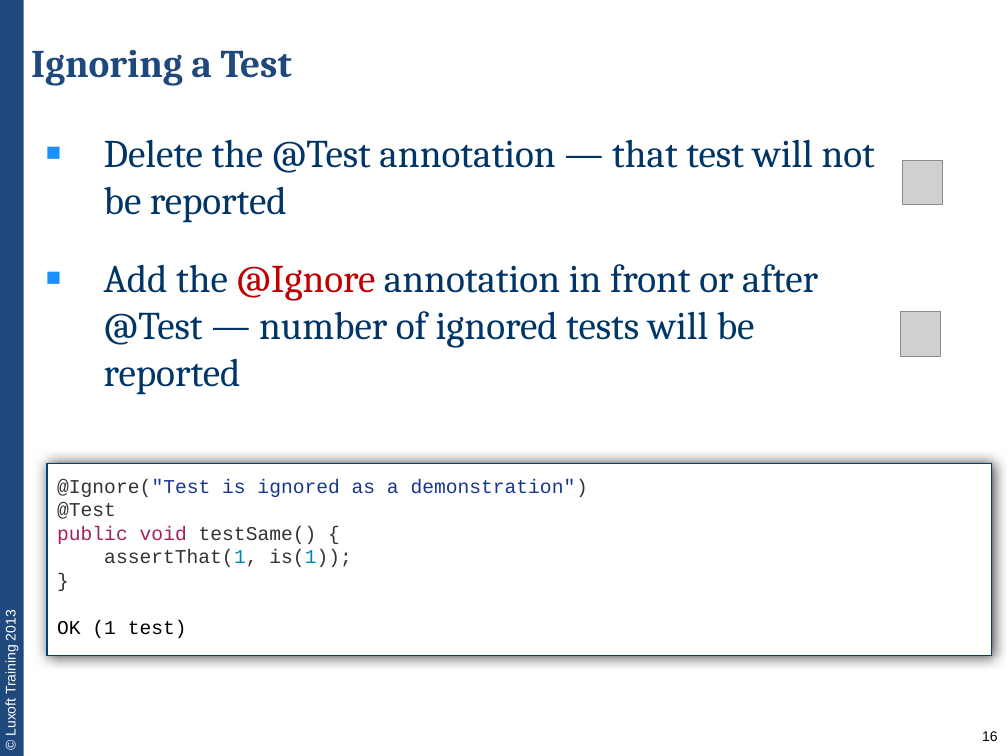
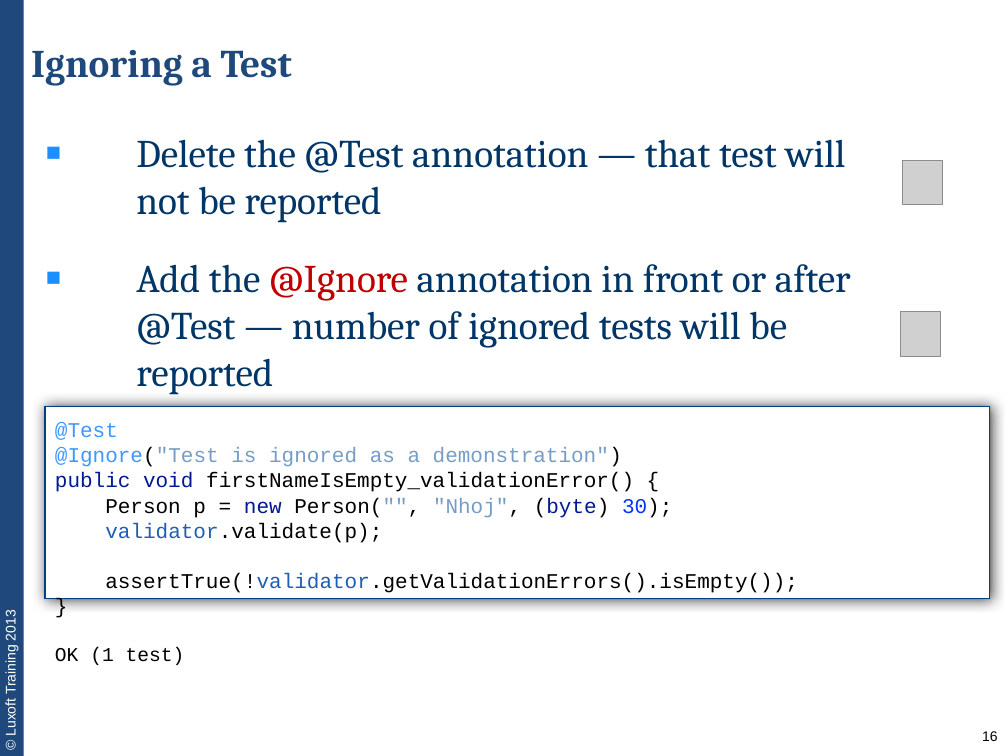
Before and after one commit to team3/lux-trainings-all, a slide deck: slide 16 of JVA-011. unit-testing-with-junit/JVA-011-lecture1-unit-testing-basics.pptx. Drawn at 1008x756 pixels with LibreOffice and Linux fonts; fonts in the diff are those of the drawing; grey boxes stand for pictures. Boxes give left, top, right and bottom in pixels: in the first picture for what was removed or moved away, otherwise in the second. Text is boxed around its words. In the diff, an @@ line names an element or a change of style, - is before the commit and + after.

```diff
--- a/JVA-011. unit-testing-with-junit/JVA-011-lecture1-unit-testing-basics.pptx
+++ b/JVA-011. unit-testing-with-junit/JVA-011-lecture1-unit-testing-basics.pptx
@@ text "Delete the @Test annotation — ..." at (136,139,851,395): indent changed @@
@@ rectangle: place and size @@
-rectangle at (47,464,992,655)
+rectangle at (45,406,990,598)
@@ text "@Test @Ignore("Test is ignored as ...": place and size @@
-text "@Test @Ignore("Test is ignored as ..." at (57,479,588,638)
+text "@Test @Ignore("Test is ignored as ..." at (55,422,798,665)
@@ text at (55,422,798,593): text changed; size 14 to 15 pt; text colour #323333 to #000000 @@
-@Ignore("Test is ignored as a demonstration")
-@Test
-public void testSame() {
-assertThat(1, is(1));
-}
+@Test
+@Ignore("Test is ignored as a demonstration")
+public void firstNameIsEmpty_validationError() {
+Person p = new Person("", "Nhoj", (byte) 30);
+validator.validate(p);
+assertTrue(!validator.getValidationErrors().isEmpty());
+}
```
Also in this commit, not shown: 31 other slides changed, 1 slide removed, 1 other file.
